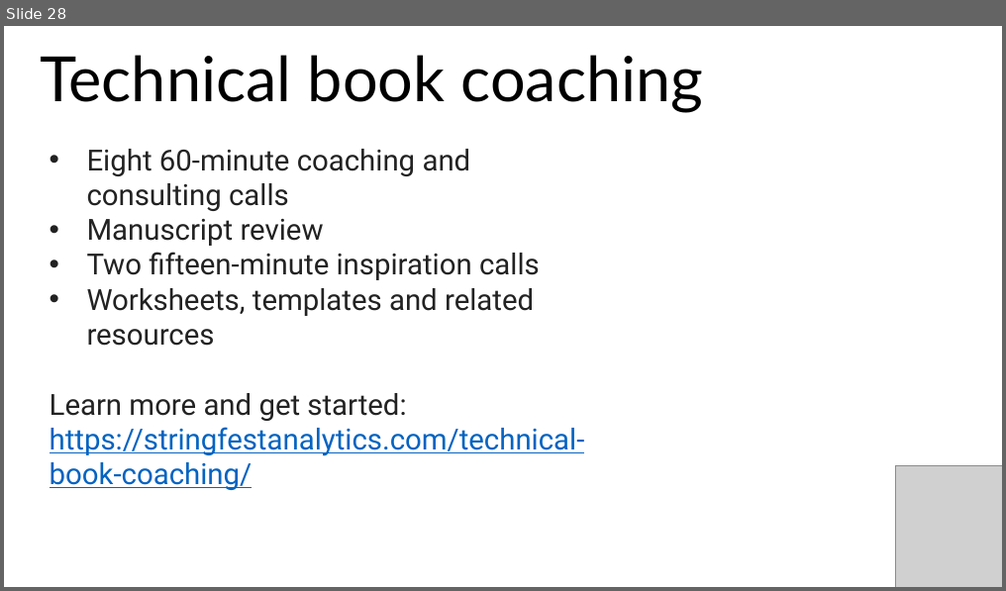
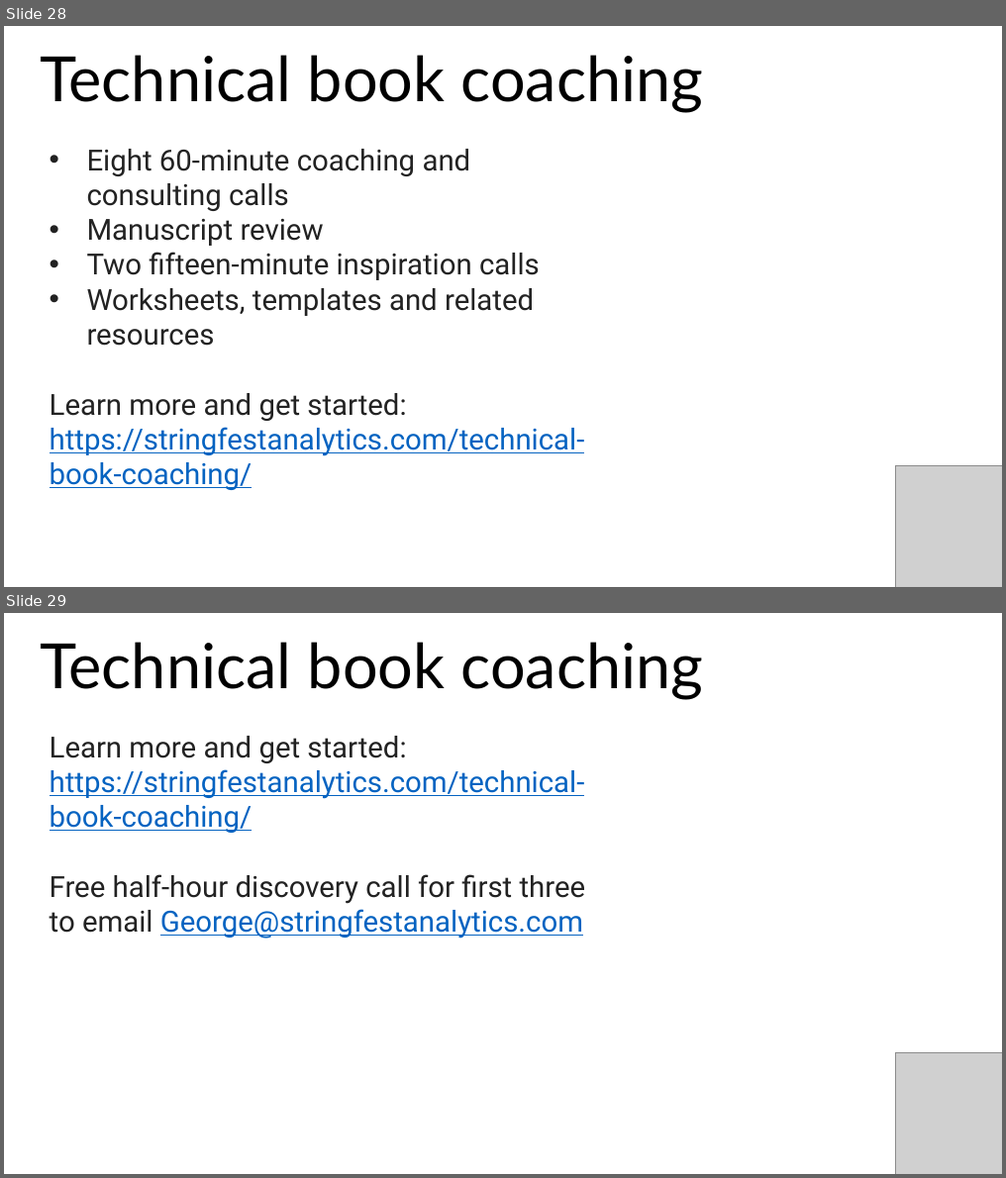
Before and after one commit to stringfestdata/reeling-dealing-technical-book, a slide deck: writing-tech-books-101-slides.pptx. Shown one above the other, each under a label of ours: slide 28 before the commit, slides 28 and 29 after it. The pictures are 1006x591 and 1006x1178 pixels, drawn with LibreOffice and Linux fonts; fonts in the diff are those of the drawing; grey boxes stand for pictures. Boxes give left, top, right and bottom in pixels: in the first picture for what was removed or moved away, otherwise in the second. Text is boxed around its words. In the diff, an @@ line names an element or a change of style, - is before the commit and + after.

```diff
--- a/writing-tech-books-101-slides.pptx
+++ b/writing-tech-books-101-slides.pptx
@@ slide 29 added at box(4, 613, 1002, 1174), background #FFFFFF @@
@@ text added at box(40, 642, 704, 700), 60 pt, text #000000 @@
+Technical book coaching
@@ text added at box(50, 736, 586, 939), 28 pt, text #0563C1, underline @@
+Learn more and get started: https://stringfestanalytics.com/technical-book-coaching/
+Free half-hour discovery call for first three to email George@stringfestanalytics.com
@@ picture added at box(896, 1053, 1002, 1174) @@
```
Also in this commit, not shown: 1 slide changed.
